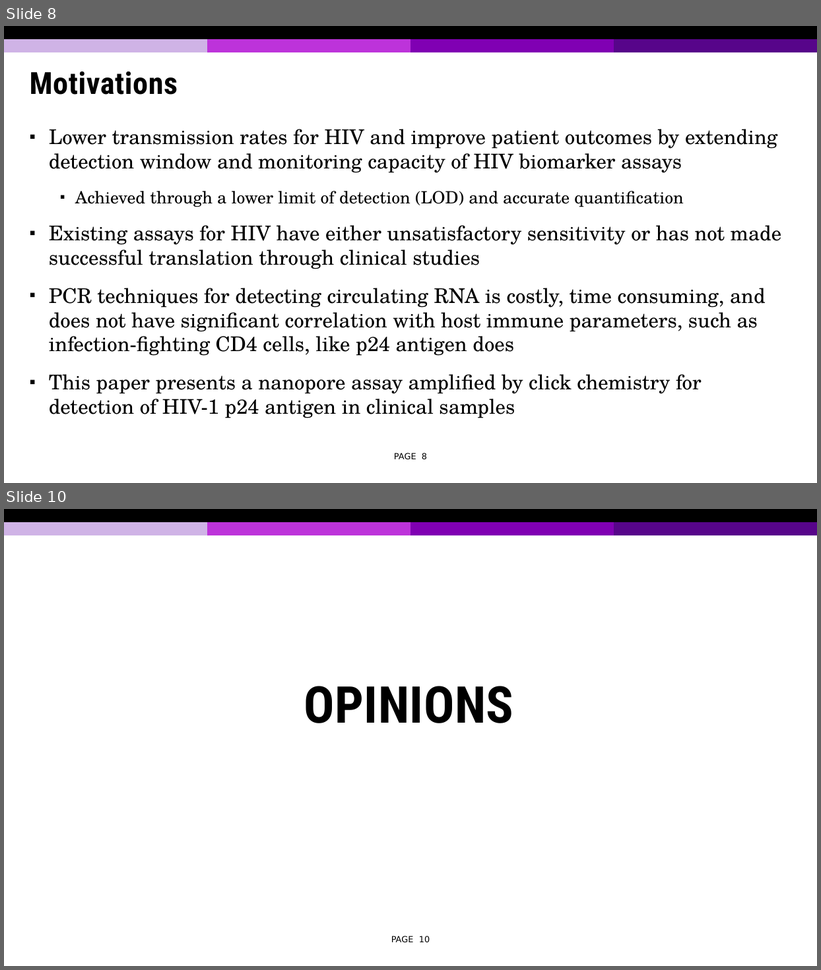
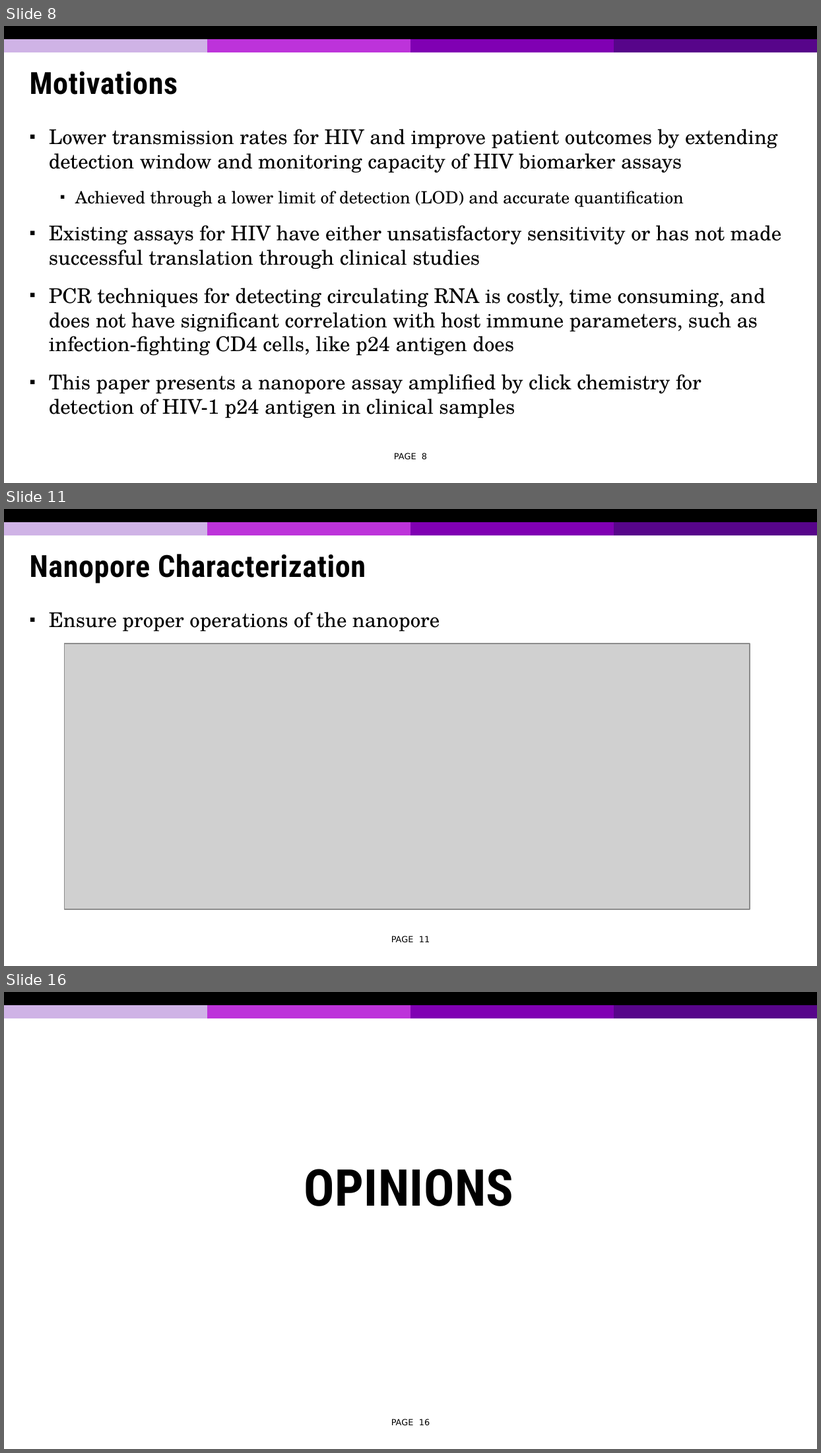
Before and after one commit to tonymin/ECE730, a slide deck: Presentation 2.pptx. Shown one above the other, each under a label of ours: slides 8 and 10 before the commit, slides 8, 11 and 16 after it; the slides between them are not shown. The pictures are 821x970 and 821x1453 pixels, drawn with LibreOffice and Linux fonts; fonts in the diff are those of the drawing; grey boxes stand for pictures; background and template pictures are left out. Boxes give left, top, right and bottom in pixels: in the first picture for what was removed or moved away, otherwise in the second. Text is boxed around its words. In the diff, an @@ line names an element or a change of style, - is before the commit and + after.

```diff
--- a/Presentation 2.pptx
+++ b/Presentation 2.pptx
@@ slide 11 added at (4, 509, 817, 966), background #FFFFFF; not listed: 5 template elements that a slide beside it also shows @@
@@ title added at (30, 554, 366, 584), 27 pt, text #000000, bold @@
+Nanopore Characterization
@@ text added at (49, 612, 440, 632), 18 pt, text #000000 @@
+▪ Ensure proper operations of the nanopore
@@ picture added at (64, 644, 750, 910) @@
@@ page number added at (391, 936, 430, 943), 7.5 pt, text #000000 @@
+PAGE 11
@@ what was slide 10 is now slide 16 @@
@@ page number at (391, 1419, 430, 1426): text changed @@
-PAGE 10
+PAGE 16
```
Also in this commit, not shown: 1 slide changed, 6 other slides added, 1 slide removed.
